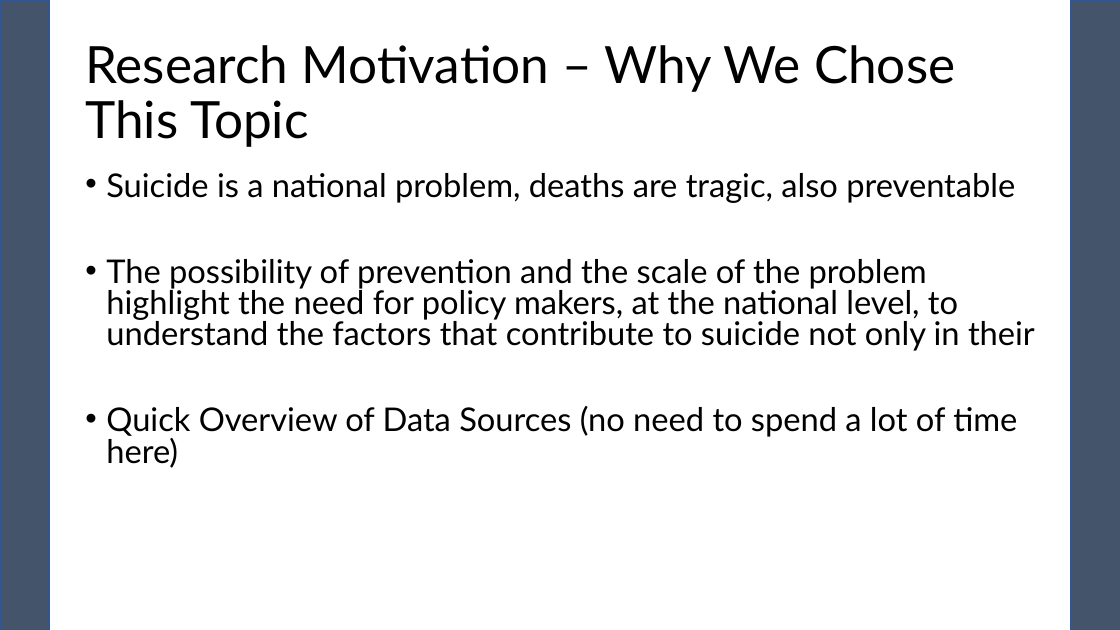
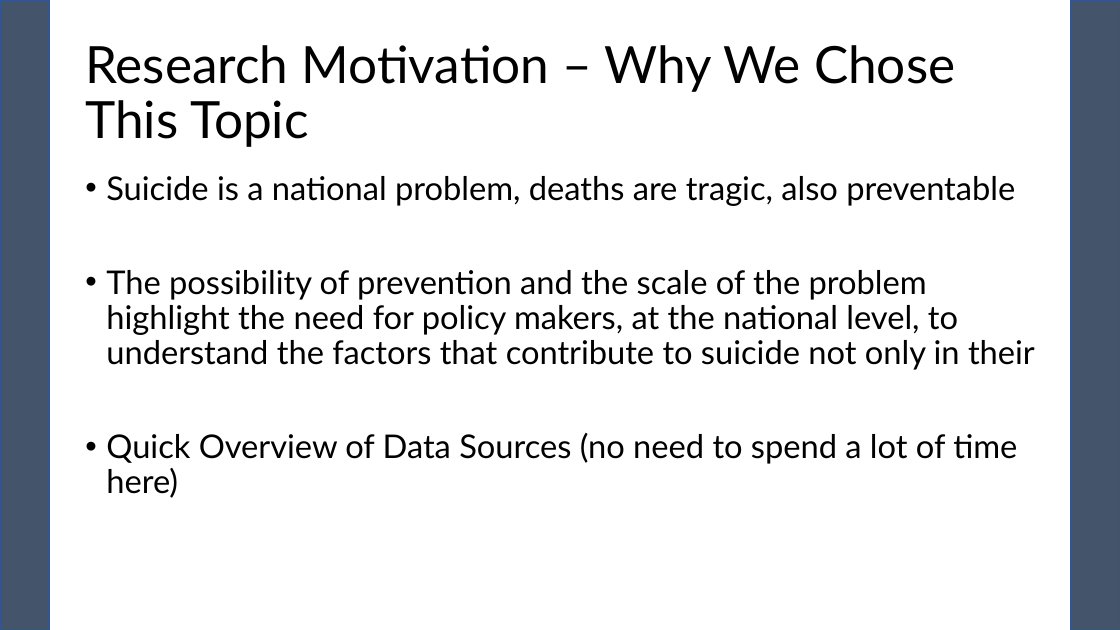
Before and after one commit to pewilliams/regression-mei-team-proj, a slide deck: slide 3 of presentation/Team-25.pptx. Drawn at 1120x630 pixels with LibreOffice and Linux fonts; fonts in the diff are those of the drawing. Boxes give left, top, right and bottom in pixels: in the first picture for what was removed or moved away, otherwise in the second. Text is boxed around its words. In the diff, an @@ line names an element or a change of style, - is before the commit and + after.

```diff
--- a/presentation/Team-25.pptx
+++ b/presentation/Team-25.pptx
@@ text "Suicide is a national problem, ..." at bbox=[106, 176, 1035, 498]: line spacing 0.8 to 0.9 @@
```
Also in this commit, not shown: 1 other slide changed, 12 slides added, 1 other file.
